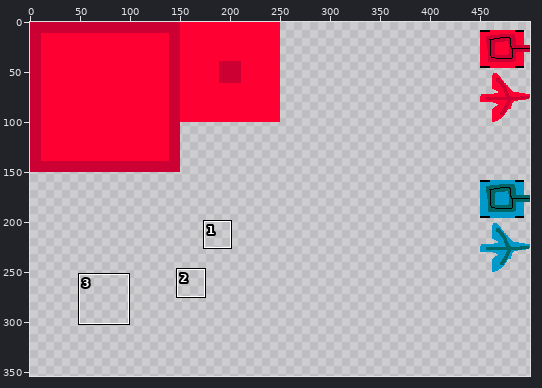
Edited in one commit: sprite sheet (assets/mapdata/TEST/tileset.png). The first picture is a wide view before the edit; the outline marks the close-up.
Close-up. First the earlier version:
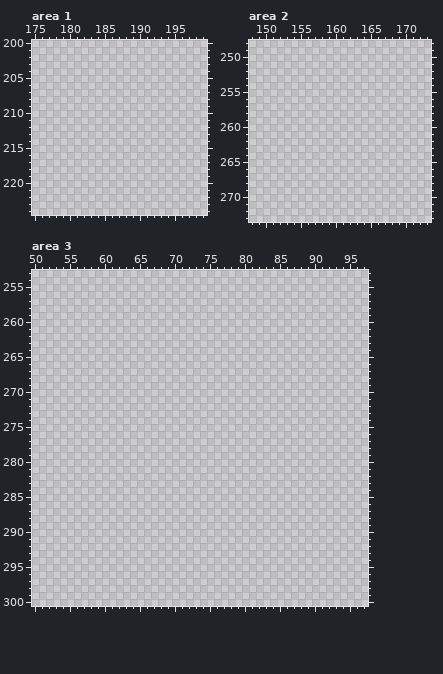
The file is 500x500 pixels. Pixels under 10% opacity are left out. Colours within 5 levels of each other are drawn and written as one. Shown: area 1: x 175..199, y 200..224; area 2: x 148..173, y 248..273; area 3: x 50..97, y 253..300. The wide view leaves out empty margins. The commit also changed other parts of the picture, which this record leaves out.
Now the later version:
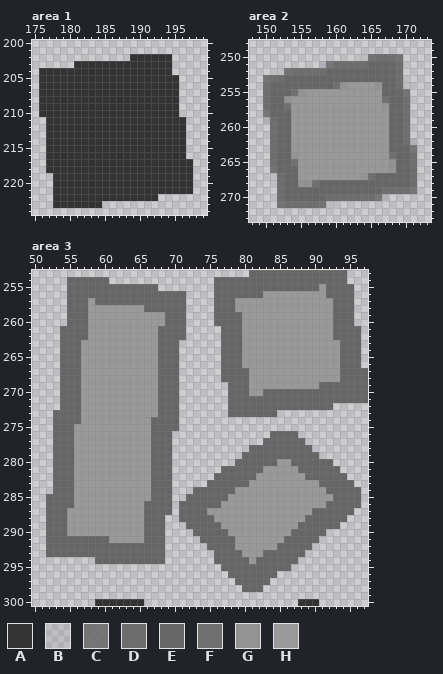
Palette (. is transparent): A #333333  B #66666625  C #666666d8  D #666666ea  E #666666  F #707070  G #939393  H #999999
The exact change:
Changed rows in their new state; - is an unchanged pixel.
Area 1:
first column x 176:
202 -------------AAAAAA---
203 -----AAAAAAAAAAAAAA---
204 AAAAAAAAAAAAAAAAAAA---
205 AAAAAAAAAAAAAAAAAAAA--
206 AAAAAAAAAAAAAAAAAAAA--
207 AAAAAAAAAAAAAAAAAAAA--
208 AAAAAAAAAAAAAAAAAAAA--
209 AAAAAAAAAAAAAAAAAAAA--
210 AAAAAAAAAAAAAAAAAAAA--
211 -AAAAAAAAAAAAAAAAAAAA-
212 -AAAAAAAAAAAAAAAAAAAA-
213 -AAAAAAAAAAAAAAAAAAAA-
214 -AAAAAAAAAAAAAAAAAAAA-
215 -AAAAAAAAAAAAAAAAAAAA-
216 -AAAAAAAAAAAAAAAAAAAA-
217 -AAAAAAAAAAAAAAAAAAAAA
218 -AAAAAAAAAAAAAAAAAAAAA
219 --AAAAAAAAAAAAAAAAAAAA
220 --AAAAAAAAAAAAAAAAAAAA
221 --AAAAAAAAAAAAAAAAAAAA
222 --AAAAAAAAAAAAAAA-----
223 --AAAAAAA-------------
Area 2:
first column x 150:
250 --------------BCDDDC--
251 --------BCDDDDDEEEED--
252 --BCDDDDDEEEEEEEEEED--
253 CDDEEEEEEEEEEEEEEEED--
254 DEEEEEEEEEFGHHHHGEEDB-
255 DEEEFGHHHHHHHHHHHEEEC-
256 DEEGHHHHHHHHHHHHHFEED-
257 DEEFHHHHHHHHHHHHHGEED-
258 CEEEHHHHHHHHHHHHHHEED-
259 BDEEHHHHHHHHHHHHHHEED-
260 -DEEHHHHHHHHHHHHHHEED-
261 -DEEHHHHHHHHHHHHHHEED-
262 -DEEHHHHHHHHHHHHHHEEDB
263 -DEEHHHHHHHHHHHHHHEEEC
264 -DEEGHHHHHHHHHHHHHFEED
265 -DEEFHHHHHHHHHHHHHGEED
266 -CEEEHHHHHHHHHHHHHGEED
267 -BDEEHHHHHHHHHGFEEEEED
268 --DEEGGFEEEEEEEEEEEEED
269 --DEEEEEEEEEEEEEEDDDDC
270 --DEEEEEEDDDDDDDCB----
271 --CDDDDDCB------------
Area 3:
first column x 52:
253 -----------------------------EEEEEEEEEEEEEE---
254 ---EEEEEE---------------EEEEEEEEEEEEEEEEEEE---
255 ---EEEEEEEEEEEEE--------EEEEEEEEEEEEEEEHEEEE--
256 ---EEEEEEEEEEEEEEEEE----EEEEEEEHHHHHHHHHEEEE--
257 ---EEEHEEEEEEEEEEEEE----EEEHHHHHHHHHHHHHHEEE--
258 ---EEEHHHHHHHHEEEEEE----EEEHHHHHHHHHHHHHHEEE--
259 ---EEEHHHHHHHHHHHEEE----EEEEHHHHHHHHHHHHHEEE--
260 ---EEEHHHHHHHHHHHEEE----EEEEHHHHHHHHHHHHHEEE--
261 --EEEEHHHHHHHHHHEEEE-----EEEHHHHHHHHHHHHHEEEE-
262 --EEEEHHHHHHHHHHEEEE-----EEEHHHHHHHHHHHHHEEEE-
263 --EEEHHHHHHHHHHHEEE------EEEHHHHHHHHHHHHHHEEE-
264 --EEEHHHHHHHHHHHEEE------EEEHHHHHHHHHHHHHHEEE-
265 --EEEHHHHHHHHHHHEEE------EEEHHHHHHHHHHHHHHEEE-
266 --EEEHHHHHHHHHHHEEE------EEEHHHHHHHHHHHHHHEEE-
267 --EEEHHHHHHHHHHHEEE------EEEEHHHHHHHHHHHHHEEEE
268 --EEEHHHHHHHHHHHEEE------EEEEHHHHHHHHHHHHHEEEE
269 --EEEHHHHHHHHHHHEEE-------EEEHHHHHHHHHHEEEEEEE
270 --EEEHHHHHHHHHHHEEE-------EEEHHEEEEEEEEEEEEEEE
271 --EEEHHHHHHHHHHHEEE-------EEEEEEEEEEEEEEEEEEEE
272 --EEEHHHHHHHHHHHEEE-------EEEEEEEEEEEEEEE-----
273 -EEEEHHHHHHHHHHHEEE-------EEEEEEE-------------
274 -EEEEHHHHHHHHHHEEEE---------------------------
275 -EEEHHHHHHHHHHHEEEE---------------------------
276 -EEEHHHHHHHHHHHEEE--------------EEEE----------
277 -EEEHHHHHHHHHHHEEE-------------EEEEEE---------
278 -EEEHHHHHHHHHHHEEE-----------EEEEEEEEE--------
279 -EEEHHHHHHHHHHHEEE----------EEEEEEEEEEE-------
280 -EEEHHHHHHHHHHHEEE---------EEEEEEHHEEEEEE-----
281 -EEEHHHHHHHHHHHEEE-------EEEEEEHHHHHEEEEEE----
282 -EEEHHHHHHHHHHHEEE------EEEEEEHHHHHHHEEEEEE---
283 -EEEHHHHHHHHHHHEEE-----EEEEEEHHHHHHHHHHEEEEE--
284 -EEEHHHHHHHHHHHEEE---EEEEEEHHHHHHHHHHHHHEEEEE-
285 EEEEHHHHHHHHHHHEEE--EEEEEEHHHHHHHHHHHHHHHEEEE-
286 EEEEHHHHHHHHHHEEEE-EEEEEEHHHHHHHHHHHHHHHEEEEE-
287 EEEHHHHHHHHHHHEEEE-EEEEHHHHHHHHHHHHHHHEEEEEE--
288 EEEHHHHHHHHHHHEEE--EEEEEHHHHHHHHHHHHHEEEEEE---
289 EEEHHHHHHHHHHHEEE---EEEEEHHHHHHHHHHHEEEEEE----
290 EEEHHHHHHHHHHHEEE----EEEEEHHHHHHHHHEEEEE------
291 EEEEEEEEEHHHHHEEE-----EEEEEHHHHHHHEEEEE-------
292 EEEEEEEEEEEEEEEEE------EEEEHHHHHHEEEEE--------
293 EEEEEEEEEEEEEEEEE-------EEEEHHHEEEEEE---------
294 -------EEEEEEEEEE-------EEEEEHEEEEEE----------
295 -------------------------EEEEEEEEEE-----------
296 --------------------------EEEEEEE-------------
297 ---------------------------EEEEE--------------
298 ----------------------------EEE---------------
300 -------AAAAAAA----------------------AAA-------
Changed places in both close-ups, as pixel boxes (x1, y1, x2, y2):
added: (39, 54, 193, 208)
added: (263, 54, 417, 208)
added: (46, 270, 368, 606)
